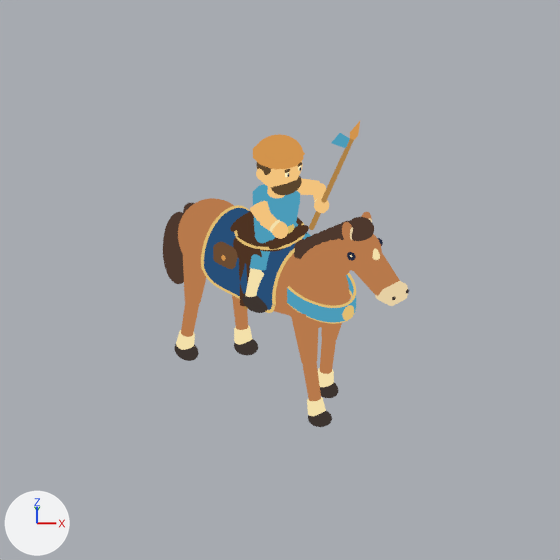
Two versions of the Blender file art/ages/units/models/mounted_spearman.blend, one commit apart.
Both versions are drawn from the file's camera 'Camera'. Every picture has the same lights, and +X, +Y and +Z are marked at lower left. The picture after the commit comes second. Both versions are drawn at frame 30 of the action 'Fore leftAction.001'; the numbers are the values there.

Objects in the first picture: 'Blue sleeveless tunic', 'Elongated face', 'Horse barrel', 'Horse poll', 'Open-face helmet', 'Rider forearm', 'Rider spear hand', 'Rounded draped saddle blanket', 'Sloping horse neck', 'Tail fall', 'Upper horse leg', 'Upper horse leg.002', 'Wrapped blue breast collar' and 58 more.
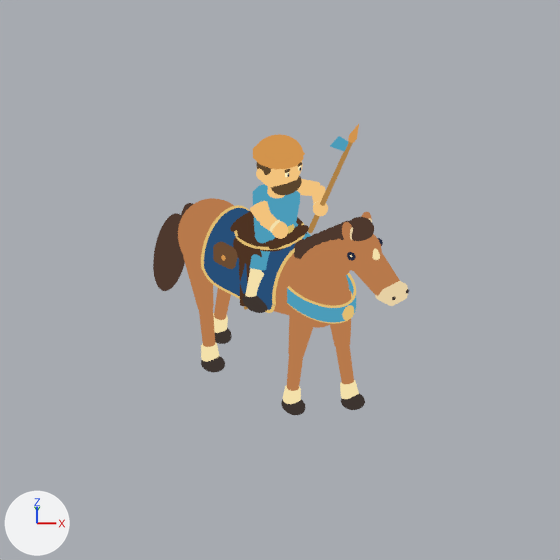
Not drawn themselves, but carrying or shaping drawn objects: ob_tail_sway, ob_fore_left, ob_fore_right, ob_hind_left, ob_hind_right, ob_rider_wooden_spear.

Edits to the bpy script that builds the scene:
```text
Change ob_tail_sway:
    ob_tail_sway.rotation_euler: (0.1, -0.1, 0.0) -> (0.1, 0.1, 0.0)  # degrees (5.7, -5.7, 0) -> degrees (5.7, 5.7, 0)
Change ob_fore_left:
    ob_fore_left.rotation_euler: (-0.116, 0.0, 0.0) -> (0.195, 0.0, 0.0)  # degrees (-6.6, 0, 0) -> degrees (11, 0, 0)
Change ob_fore_right:
    ob_fore_right.rotation_euler: (0.195, 0.0, 0.0) -> (-0.116, 0.0, 0.0)  # degrees (11, 0, 0) -> degrees (-6.6, 0, 0)
Change ob_hind_left:
    ob_hind_left.rotation_euler: (0.116, 0.0, 0.0) -> (-0.195, 0.0, 0.0)  # degrees (6.6, 0, 0) -> degrees (-11, 0, 0)
Change ob_hind_right:
    ob_hind_right.rotation_euler: (-0.195, 0.0, 0.0) -> (0.116, 0.0, 0.0)  # degrees (-11, 0, 0) -> degrees (6.6, 0, 0)
Change ob_rider_wooden_spear:
    ob_rider_wooden_spear.location: (0.425, -0.463, 1.089) -> (0.425, -0.443, 1.025)
Change ob_rider_forearm:
    ob_rider_forearm.location: (0.526, -0.33, 1.121) -> (0.526, -0.316, 1.075)
Change ob_rider_spear_hand:
    ob_rider_spear_hand.location: (0.425, -0.463, 1.089) -> (0.425, -0.443, 1.025)
```

Changed parts and their boxes [x1, y1, x2, y2] in the pictures (560 x 560 px):
'Tail fall', turned
    before: [163, 212, 184, 284]
    after: [153, 213, 185, 291]
'Upper horse leg', turned
    before: [290, 308, 319, 365]
    after: [288, 306, 314, 359]
'Upper horse leg.002', turned
    before: [183, 251, 206, 306]
    after: [183, 254, 214, 311]
'Lower horse leg', turned
    before: [303, 362, 321, 401]
    after: [287, 356, 303, 391]
'Lower horse leg.001', turned
    before: [320, 339, 336, 374]
    after: [336, 345, 354, 384]
'Lower horse leg.002', turned
    before: [181, 303, 199, 337]
    after: [199, 309, 215, 347]
'Lower horse leg.003', turned
    before: [232, 295, 248, 330]
    after: [214, 288, 231, 320]
'Upper horse leg.001', turned
    before: [321, 293, 351, 342]
    after: [330, 291, 352, 348]
'Hoof', turned
    before: [308, 411, 332, 427]
    after: [281, 399, 306, 415]
'Hoof.002', turned
    before: [174, 344, 199, 361]
    after: [201, 356, 225, 372]
'Cream fetlock', turned
    before: [307, 397, 326, 416]
    after: [283, 385, 301, 404]
'Cream fetlock.002', turned
    before: [176, 330, 195, 350]
    after: [201, 342, 219, 362]
'Long wood shaft', moved
    before: [309, 138, 354, 230]
    after: [308, 141, 353, 233]
'Hoof.001', turned
    before: [320, 383, 339, 398]
    after: [341, 394, 365, 410]
'Cream fetlock.001', turned
    before: [318, 368, 334, 387]
    after: [340, 380, 359, 399]
'Hoof.003', turned
    before: [234, 339, 258, 355]
    after: [215, 328, 232, 344]
'Cream fetlock.003', turned
    before: [234, 325, 252, 345]
    after: [213, 313, 228, 333]
'Blue spear ribbon', moved
    before: [332, 133, 350, 148]
    after: [330, 136, 348, 151]
'Rider spear hand', moved
    before: [314, 198, 329, 213]
    after: [313, 201, 328, 216]
'Rider forearm', moved
    before: [313, 183, 326, 202]
    after: [312, 185, 325, 204]
'Wood spear point', moved
    before: [350, 121, 360, 138]
    after: [349, 124, 359, 141]
'Tail root', turned
    before: [182, 203, 195, 216]
    after: [176, 203, 193, 235]
'Metal spear socket', moved
    before: [350, 135, 356, 140]
    after: [348, 138, 355, 143]
'Knee.002', turned (not visible before)
    after: [202, 308, 213, 312]
